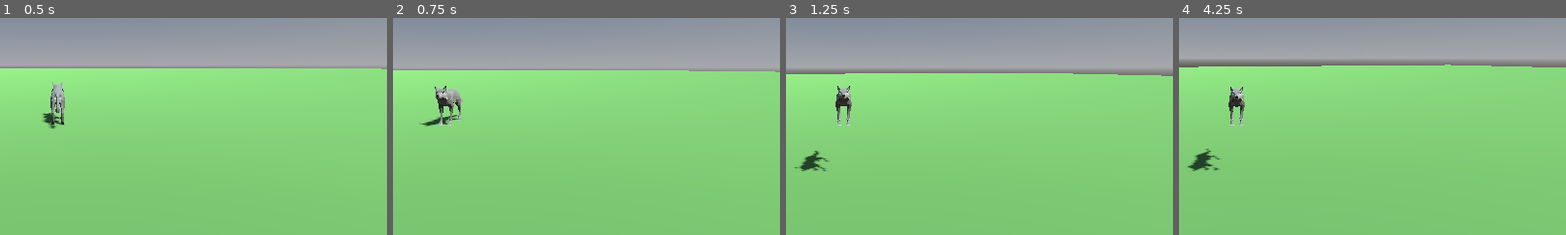
Above: before the commit, frames 1-4 (left to right).
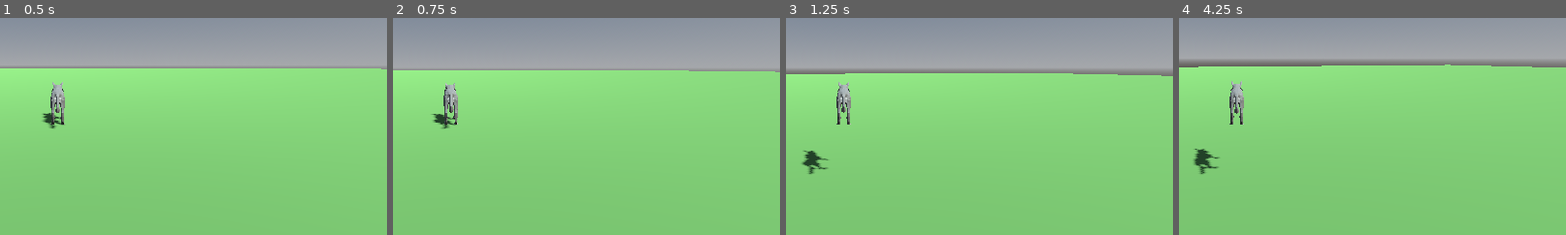
Above: after the commit, the same moments.

Repository: erikm6872/animal-survival-bonanza
Game: Godot game, scene res://scenes/world/test_world.tscn
Two runs of this game, one before a commit and one after it. Both use one fixed random seed, a clock stepped at 60 frames per second and the inputs below.
Inputs (mouse positions are % of the whole screen's width and height, from its top left):
- Up to frame 1 (0.5 s): no input
- Up to frame 2 (0.75 s): move the mouse to (55, 50) at 0.52 s; hold W (move_forward) from 0.53 s (still down); hold ^ (sprint) from 0.53 s (still down)
- Up to frame 3 (1.25 s): keep holding W (move_forward); keep holding ^ (sprint); tap Space (jump) at 0.77 s
- Up to frame 4 (4.25 s): keep holding W (move_forward); move the mouse to (45, 50) at 1.27 s; release ^ (sprint) at 1.28 s; tap ^ (sprint) at 1.35, 2.85 s; tap Space (jump) at 1.52, 2.75, 3.02, 3.77 s; tap Enter at 2 s; move the mouse to (52, 48) at 2.02 s; hold ^ (sprint) 2.03-2.78 s; move the mouse to (49, 52) at 2.77 s; move the mouse to (57, 51) at 3.52 s; hold ^ (sprint) from 3.53 s (still down)
The pictures show only the part of the screen within x 43-92%, y 39-89%; the shares and areas given below are measured in that part.

Frame 1 is identical in both runs. In frame 2, 1.0% of the frame differs, in the area x 7-19%, y 29-51%; in frame 3, 0.7%; in frame 4, 0.8%.

Commit message:
Fix player model facing the opposite of its travel direction
target_angle used atan2(move_dir.x, move_dir.z), which assumes a
model that faces +Z at rest. The Wolf (correctly) faces -Z at rest,
Godot's standard forward convention, so the model was turning to face
180° away from the actual movement direction whenever the player
moved. Negate both components to match the -Z-forward convention.

Co-Authored-By: Claude Sonnet 5 <noreply@anthropic.com>

Diff:
--- a/scripts/player/player_controller.gd
+++ b/scripts/player/player_controller.gd
@@ -52,7 +52,7 @@
 	velocity.z = move_toward(velocity.z, target_velocity.z, acceleration * delta * target_speed)
 
 	if move_dir.length() > 0.1:
-		var target_angle := atan2(move_dir.x, move_dir.z)
+		var target_angle := atan2(-move_dir.x, -move_dir.z)
 		model.rotation.y = lerp_angle(model.rotation.y, target_angle, rotation_speed * delta)
 
 	move_and_slide()
